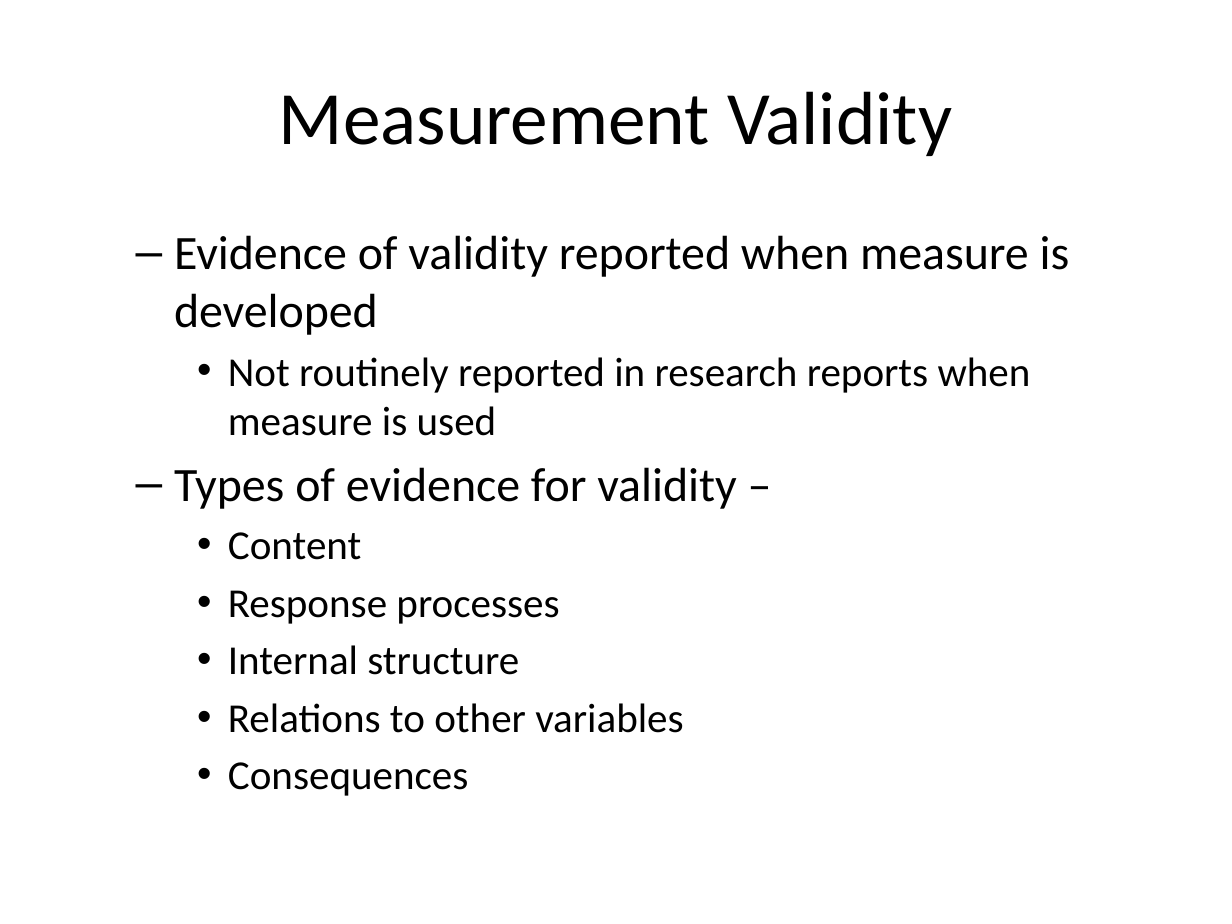
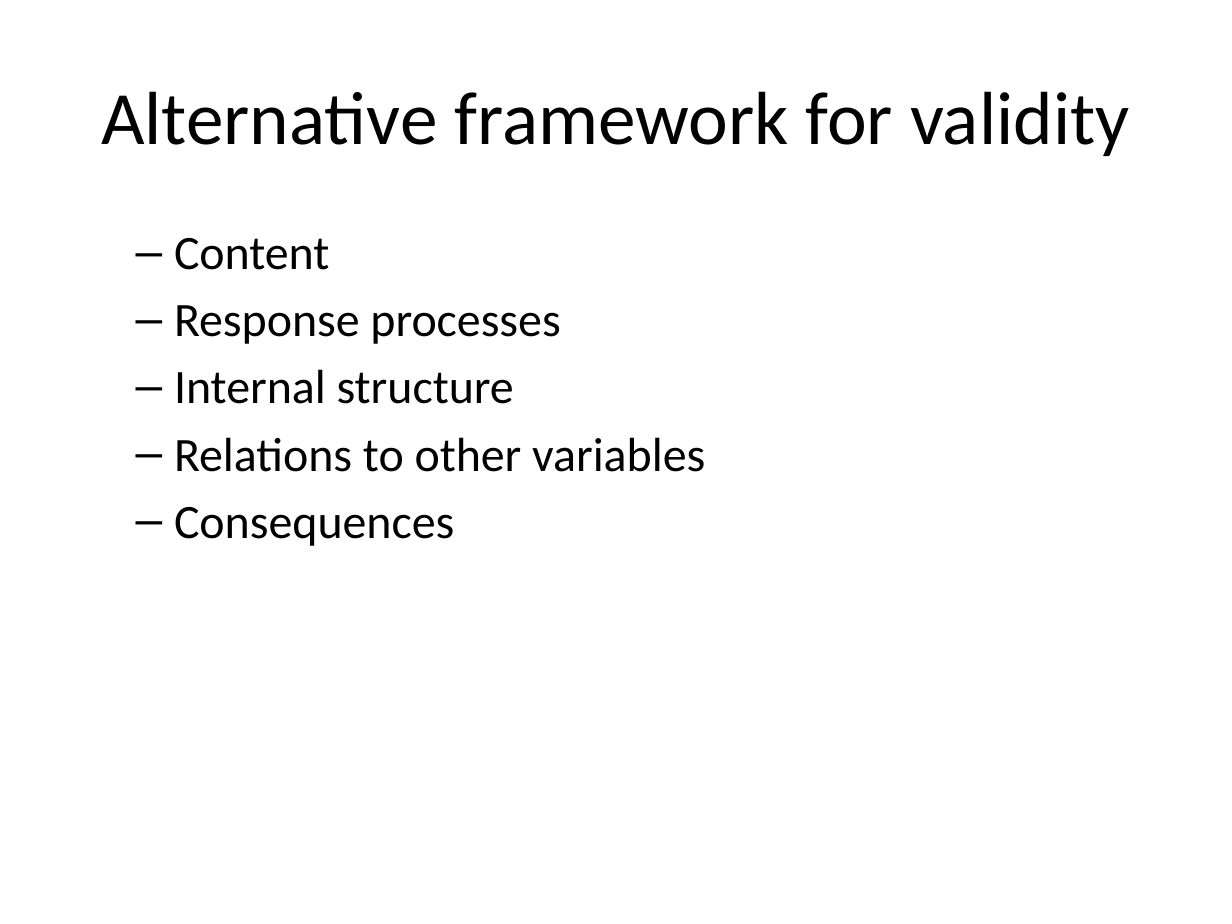
Before and after one commit to classes-medb/5510, a slide deck: slide 27 of doc/video-09-validity.pptx (slide 33 before the commit). Drawn at 1232x924 pixels with LibreOffice and Linux fonts; fonts in the diff are those of the drawing. Boxes give left, top, right and bottom in pixels: in the first picture for what was removed or moved away, otherwise in the second. Text is boxed around its words. In the diff, an @@ line names an element or a change of style, - is before the commit and + after.

```diff
--- a/doc/video-09-validity.pptx
+++ b/doc/video-09-validity.pptx
@@ title at box(101, 91, 1129, 156): text changed @@
-Measurement Validity
+Alternative framework for validity
@@ text "Content" at box(174, 238, 705, 546): size 24 to 28 pt; bullet • to –; list level 3 to 2 in "Content"; list level 3 to 2 in "Response processes"; list level 3 to 2 in "Internal structure"; list level 3 to 2 in "Relations to other variables"; list level 3 to 2 in "Consequences" @@
@@ text at box(174, 235, 1070, 509): paragraphs removed @@
-  – Evidence of validity reported when measure is developed
-    • Not routinely reported in research reports when measure is used
-  – Types of evidence for validity –
```
Also in this commit, not shown: 13 other slides changed, 14 slides added, 42 slides removed, 7 other files.
